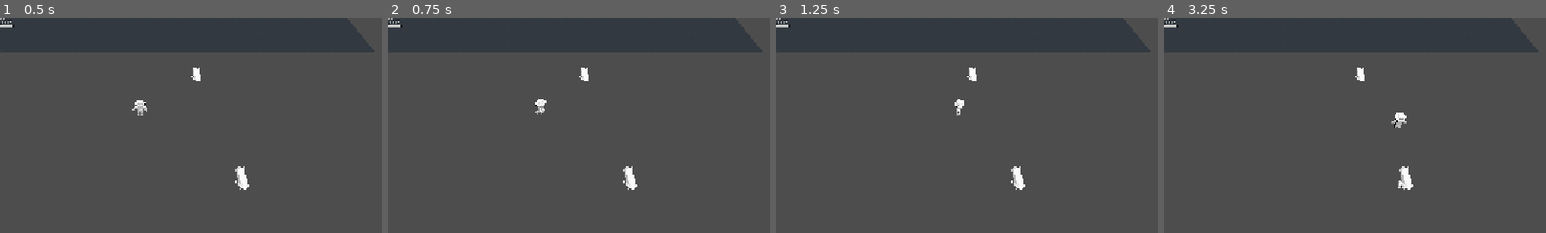
Above: before the commit, frames 1-4 (left to right).
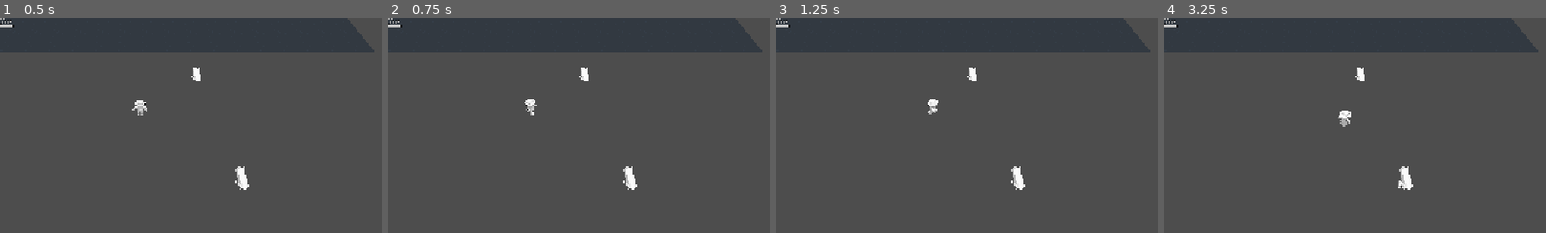
Above: after the commit, the same moments.

Repository: Hammster/GameJam-Oct-2026
Game: Godot game, scene res://Game.tscn
Same seed, same stepped clock (60 frames per second), same inputs: the game is played once before the commit and once after it.
Inputs:
- Up to frame 1 (0.5 s): no input
- Up to frame 2 (0.75 s): tap Enter at 0.5 s; hold D (move_right) from 0.53 s (still down); tap Space (attack, bound only after the commit) at 0.6 s
- Up to frame 3 (1.25 s): keep holding D (move_right)
- Up to frame 4 (3.25 s): release D (move_right) at 1.28 s; hold S (move_back) 1.28-2.03 s; tap Space (attack, bound only after the commit) at 1.35, 2.1, 2.85 s; hold D (move_right) 2.03-2.78 s; hold W (move_forward) from 2.78 s (still down)
The pictures show only the part of the screen within x 33-83%, y 22-72%; the shares and areas given below are measured in that part.

Frame 1 is identical in both runs. In frame 2, 0.3% of the frame differs, in the area x 35-42%, y 37-46%; in frame 3, 0.3%; in frame 4, 0.4%, in the area x 45-64%, y 43-52%.

Commit message:
Add attack

Diff:
--- a/grave_digger.gd
+++ b/grave_digger.gd
@@ -1,20 +1,36 @@
 extends Node3D
 
 const SPEED := 3.0
+# Physics layers: 2 = PlayerAttack, 3 = skeletons.
+const ATTACK_LAYER := 1 << 1
+const ENEMY_LAYER := 1 << 2
+const HITBOX_SIZE := Vector3(0.8, 0.8, 0.8)
+const HITBOX_OFFSET := Vector3(0, 0.4, 0.5) # +Z is the character's forward.
+
+var attacking := false
 
 @onready var character: Node3D = $"character-digger"
 @onready var anim: AnimationPlayer = $"character-digger/AnimationPlayer"
 
 
 func _ready() -> void:
-	for name in ["walk", "idle"]:
+	if not InputMap.has_action("attack"):
+		InputMap.add_action("attack")
+		var ev := InputEventKey.new()
+		ev.physical_keycode = KEY_SPACE
+		InputMap.action_add_event("attack", ev)
+	for name in ["walk", "idle", "attack-melee-right"]:
 		if anim.has_animation(name):
-			anim.get_animation(name).loop_mode = Animation.LOOP_LINEAR
+			anim.get_animation(name).loop_mode = Animation.LOOP_NONE if name.begins_with("attack") else Animation.LOOP_LINEAR
 
 
 func _physics_process(delta: float) -> void:
+	if attacking:
+		return
+	if Input.is_action_just_pressed("attack"):
+		attack()
+		return
 	var input := Input.get_vector("move_left", "move_right", "move_forward", "move_back")
-	print(input)
 	var dir := Vector3(input.x, 0.0, input.y)
 	if dir != Vector3.ZERO:
 		dir = dir.normalized()
@@ -22,7 +38,35 @@
 		character.rotation.y = lerp_angle(character.rotation.y, atan2(dir.x, dir.z), 0.2)
 		if anim.current_animation != "walk":
 			anim.play("walk")
-	elif anim.current_animation != "idle" and anim.has_animation("idle"):
-		anim.play("idle")
-	elif not anim.has_animation("idle"):
+	elif anim.has_animation("idle"):
+		if anim.current_animation != "idle":
+			anim.play("idle")
+	else:
 		anim.stop()
+
+
+func attack() -> void:
+	attacking = true
+	anim.play("attack-melee-right")
+
+	var hitbox := Area3D.new()
+	hitbox.collision_layer = ATTACK_LAYER
+	hitbox.collision_mask = ENEMY_LAYER
+	hitbox.position = HITBOX_OFFSET
+	var shape := CollisionShape3D.new()
+	var box := BoxShape3D.new()
+	box.size = HITBOX_SIZE
+	shape.shape = box
+	hitbox.add_child(shape)
+	character.add_child(hitbox)
+
+	# Overlaps are only reported after the area has gone through a physics step.
+	await get_tree().physics_frame
+	await get_tree().physics_frame
+	for body in hitbox.get_overlapping_bodies():
+		if body.has_method("hit"):
+			body.hit()
+	hitbox.queue_free()
+
+	await anim.animation_finished
+	attacking = false
--- a/skeleton/skeleton_ai.gd
+++ b/skeleton/skeleton_ai.gd
@@ -57,9 +57,11 @@
 			choose_random_target()
 			pass
 		State.DEATH:
-			visible = false
+			$CollisionShape3D.set_deferred("disabled", true)
+			anim.get_animation("die").loop_mode = Animation.LOOP_NONE
 			anim.play("die")
-			pass
+			await anim.animation_finished
+			queue_free()
 
 func _process(delta: float):
 	timer -= delta
